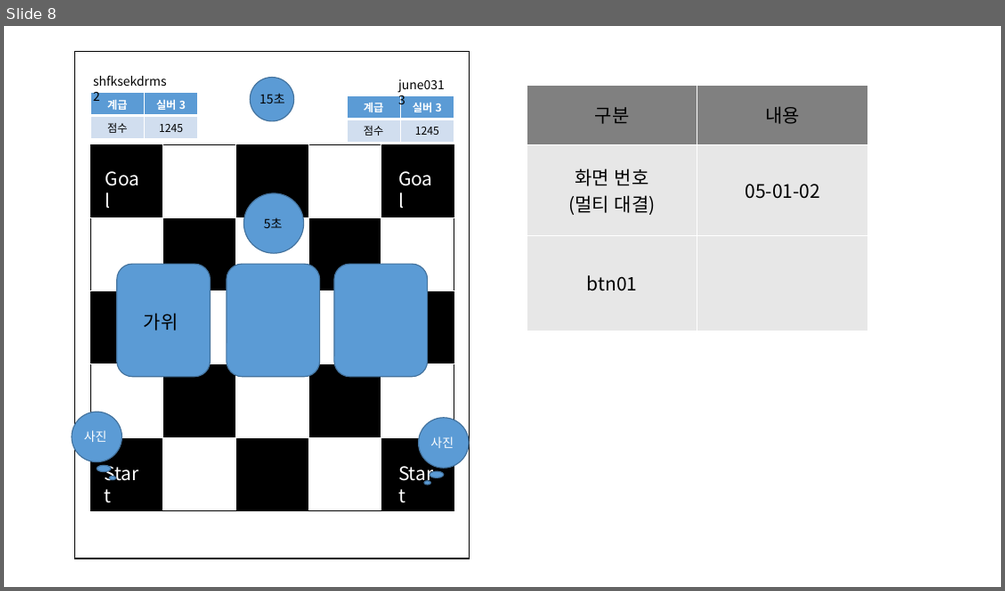
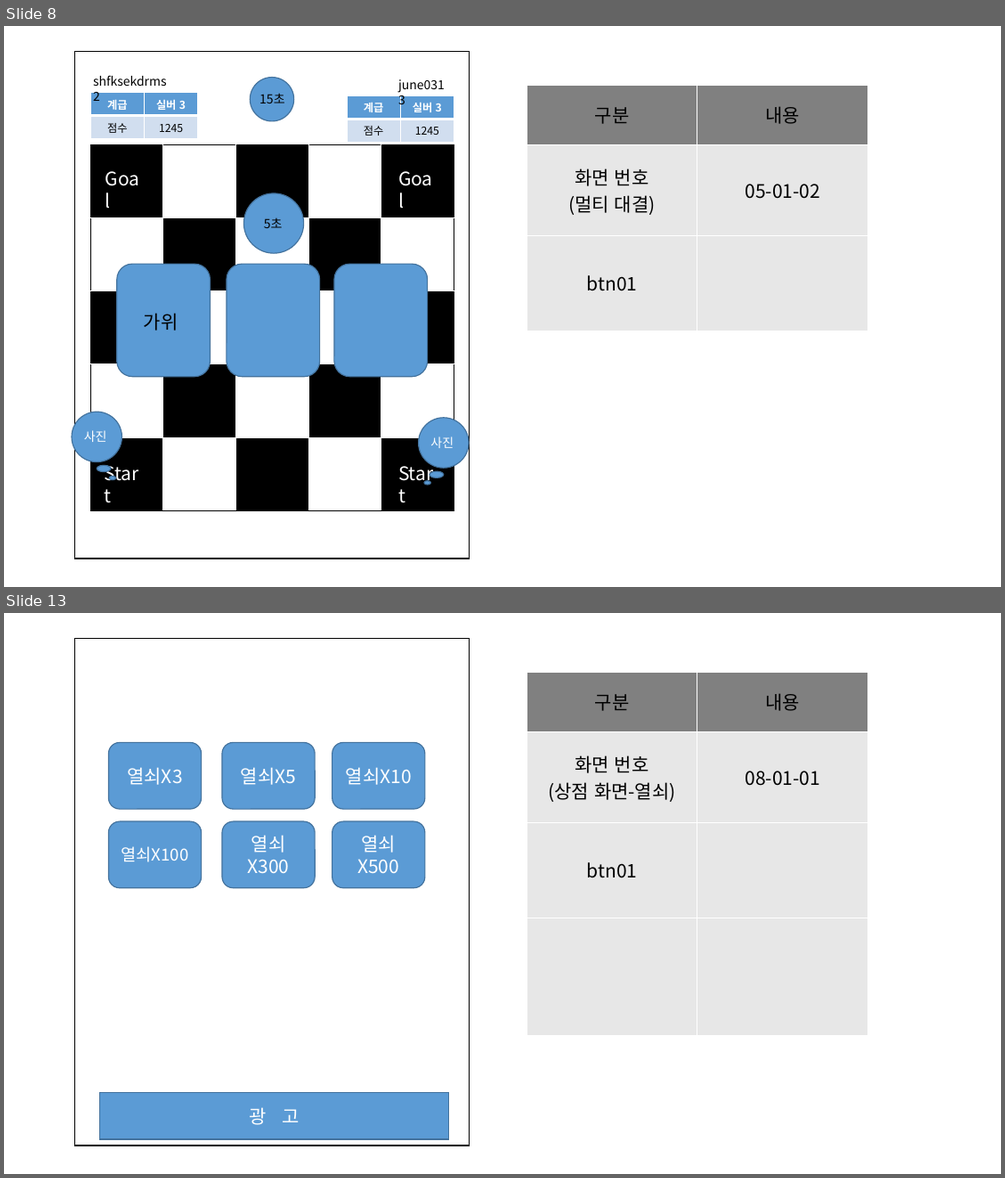
Before and after one commit to Maze-of-memories/origin, a slide deck: 화면정의서.pptx. Shown one above the other, each under a label of ours: slide 8 before the commit, slides 8 and 13 after it; the slides between them are not shown. The pictures are 1005x591 and 1005x1178 pixels, drawn with LibreOffice and Linux fonts; fonts in the diff are those of the drawing. Boxes give left, top, right and bottom in pixels: in the first picture for what was removed or moved away, otherwise in the second. Text is boxed around its words. In the diff, an @@ line names an element or a change of style, - is before the commit and + after.

```diff
--- a/화면정의서.pptx
+++ b/화면정의서.pptx
@@ slide 13 added at [4, 613, 1001, 1174], background #FFFFFF @@
@@ rectangle added at [74, 639, 469, 1145], fill #FFFFFF, outline #000000 1 pt @@
@@ table added at [526, 672, 867, 1036], 4 rows, 2 columns @@
+구분 | 내용
+화면 번호 (상점 화면-열쇠) | 08-01-01
+btn01 | 
+ | 
@@ rounded rectangle added at [109, 742, 202, 809], fill #5B9BD5, outline #43739E 1 pt, 18 pt, text #FFFFFF @@
+열쇠X3
@@ rounded rectangle added at [222, 742, 316, 809], fill #5B9BD5, outline #43739E 1 pt, 18 pt, text #FFFFFF @@
+열쇠X5
@@ rounded rectangle added at [332, 742, 425, 809], fill #5B9BD5, outline #43739E 1 pt, 18 pt, text #FFFFFF @@
+열쇠X10
@@ rounded rectangle added at [109, 821, 202, 888], fill #5B9BD5, outline #43739E 1 pt, 16 pt, text #FFFFFF @@
+열쇠X100
@@ rounded rectangle added at [222, 821, 316, 888], fill #5B9BD5, outline #43739E 1 pt, 18 pt, text #FFFFFF @@
+열쇠X300
@@ rounded rectangle added at [332, 821, 425, 888], fill #5B9BD5, outline #43739E 1 pt, 18 pt, text #FFFFFF @@
+열쇠X500
@@ rectangle added at [100, 1093, 449, 1140], fill #5B9BD5, outline #43739E 1 pt, 18 pt, text #FFFFFF @@
+광 고
```
Also in this commit, not shown: 5 slides changed, 5 other slides added, 2 slides removed, 1 other file.
